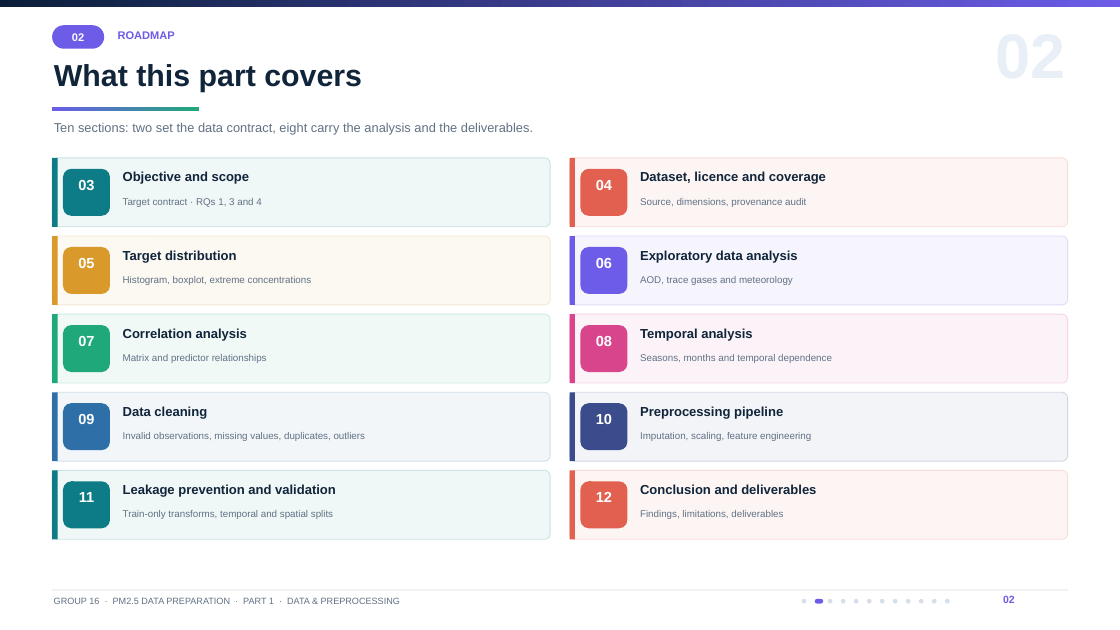
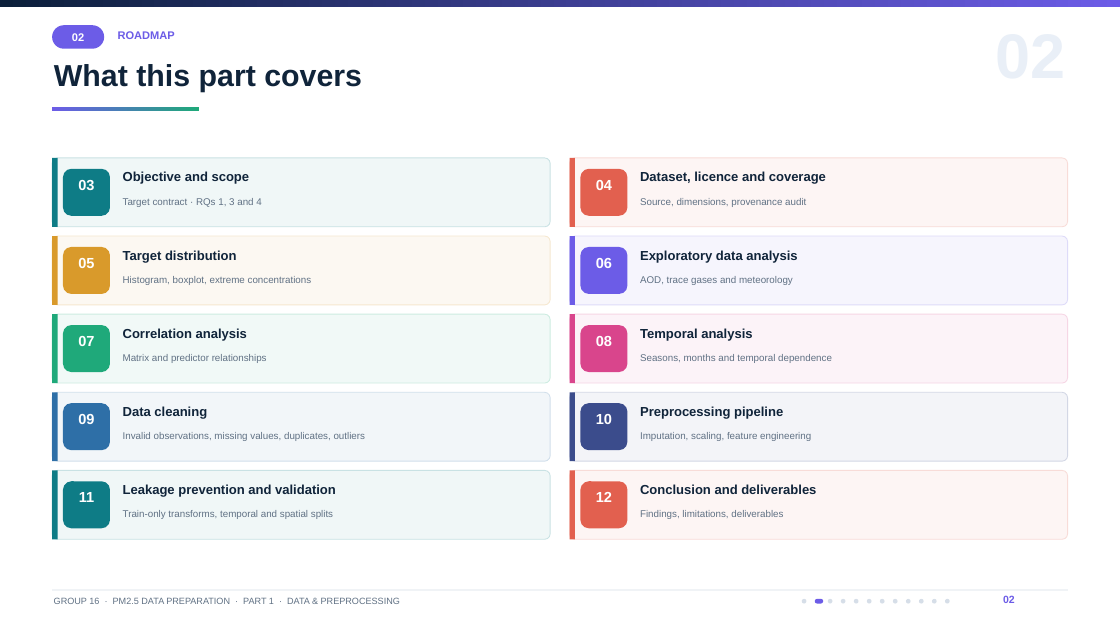
Before and after one commit to mohanedislam9285/part1, a slide deck: slide 2 of presentation/Part_1_Presentation.pptx. Drawn at 1120x630 pixels with LibreOffice and Linux fonts; fonts in the diff are those of the drawing. Boxes give left, top, right and bottom in pixels: in the first picture for what was removed or moved away, otherwise in the second. Text is boxed around its words. In the diff, an @@ line names an element or a change of style, - is before the commit and + after.

Commit message:
Remove meta and defensive prose from Part 1 deliverables
Drop sentences that explain the assignment or defend the work to an
imagined reviewer, and fix the two stale slide references to the moved
monthly trend table and the now-committed fold files.

```diff
--- a/presentation/Part_1_Presentation.pptx
+++ b/presentation/Part_1_Presentation.pptx
@@ text removed at <box>54,122,533,135</box> @@
-Ten sections: two set the data contract, eight carry the analysis and the deliverables.
```
Also in this commit, not shown: 6 other slides changed, 9 other files.
